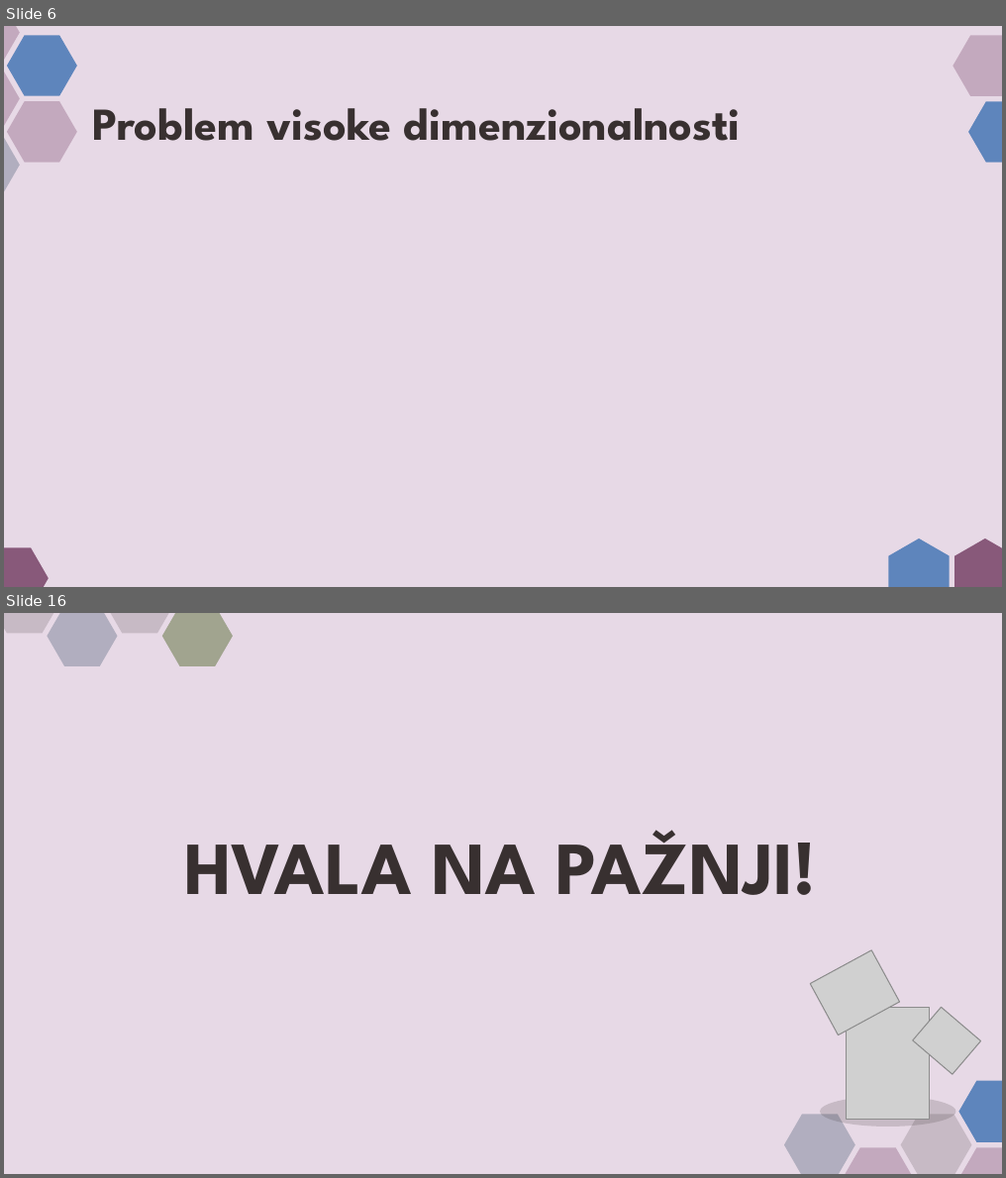
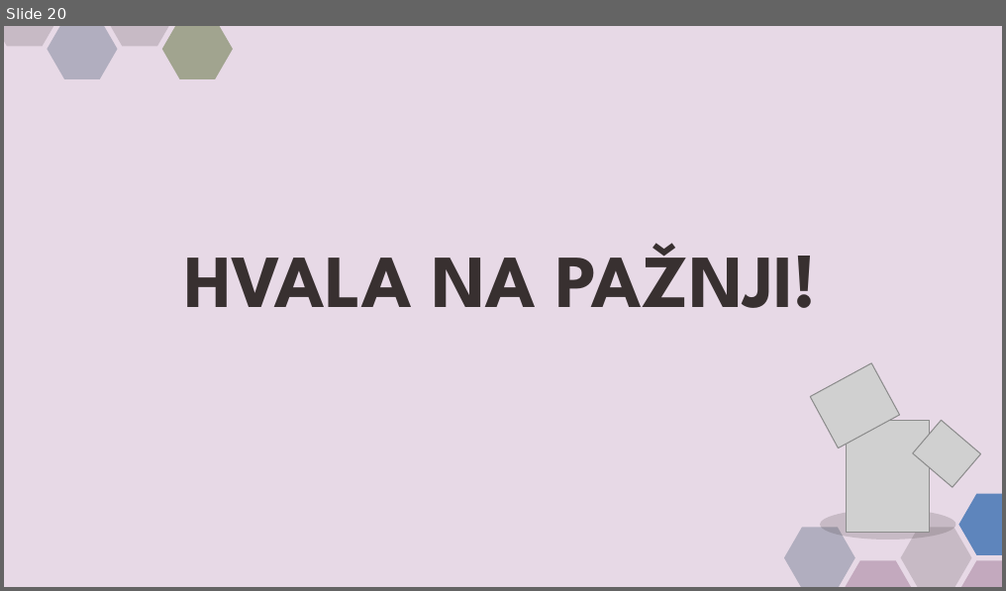
Before and after one commit to AlexJ192/NANS_projekat_predikcija_afiniteta_vezivanja, a slide deck: SV12-2024.pptx. Shown one above the other, each under a label of ours: slides 6 and 16 before the commit, slide 20 after it; the slides between them are not shown. The pictures are 1006x1178 and 1006x591 pixels, drawn with LibreOffice and Linux fonts; fonts in the diff are those of the drawing; grey boxes stand for pictures; background and template pictures are left out. Boxes give left, top, right and bottom in pixels: in the first picture for what was removed or moved away, otherwise in the second. Text is boxed around its words. In the diff, an @@ line names an element or a change of style, - is before the commit and + after.

```diff
--- a/SV12-2024.pptx
+++ b/SV12-2024.pptx
@@ slide 6 removed at [4,26,1002,587], background #E7D9E6 @@
@@ title removed at [92,108,741,141] @@
-Problem visoke dimenzionalnosti
@@ group removed at [4,26,1002,587]: 10 freeform shapes @@
@@ what was slide 16 is now slide 20 @@
```
Also in this commit, not shown: 13 slides changed, 6 slides added, 1 other slide removed.
